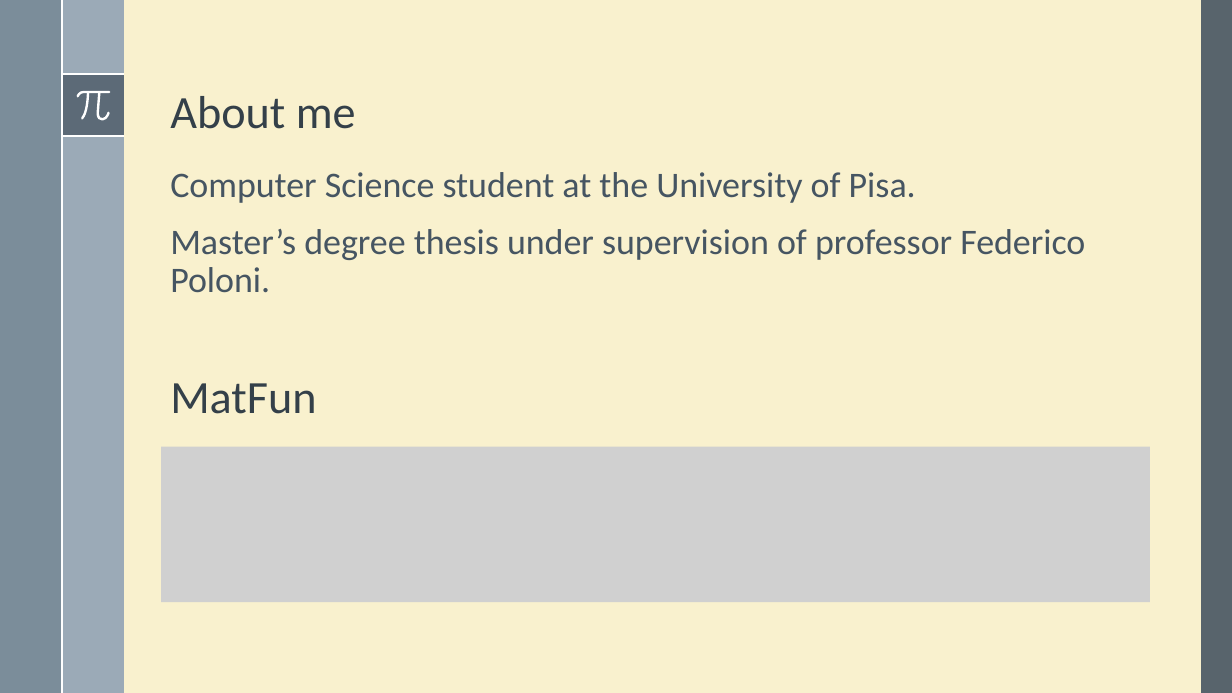
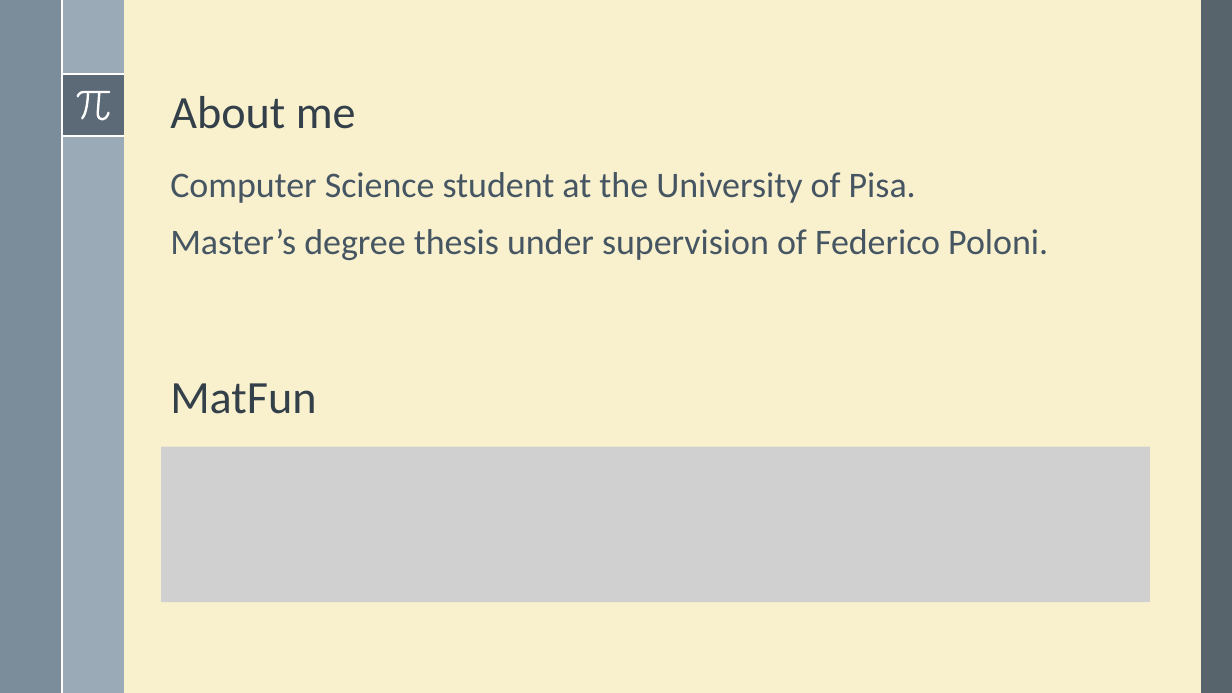
Before and after one commit to robzan8/MatFun.jl, a slide deck: slide 2 of docs/slides pd2ggaln/MatFun.pptx. Drawn at 1232x693 pixels with LibreOffice and Linux fonts; fonts in the diff are those of the drawing; grey boxes stand for pictures. Boxes give left, top, right and bottom in pixels: in the first picture for what was removed or moved away, otherwise in the second. Text is boxed around its words. In the diff, an @@ line names an element or a change of style, - is before the commit and + after.

Commit message:
slides updated.

```diff
--- a/docs/slides pd2ggaln/MatFun.pptx
+++ b/docs/slides pd2ggaln/MatFun.pptx
@@ text at (170,229,1048,260): text changed @@
-Master’s degree thesis under supervision of professor Federico Poloni.
+Master’s degree thesis under supervision of Federico Poloni.
```
Also in this commit, not shown: 3 other slides changed, 1 other file.
